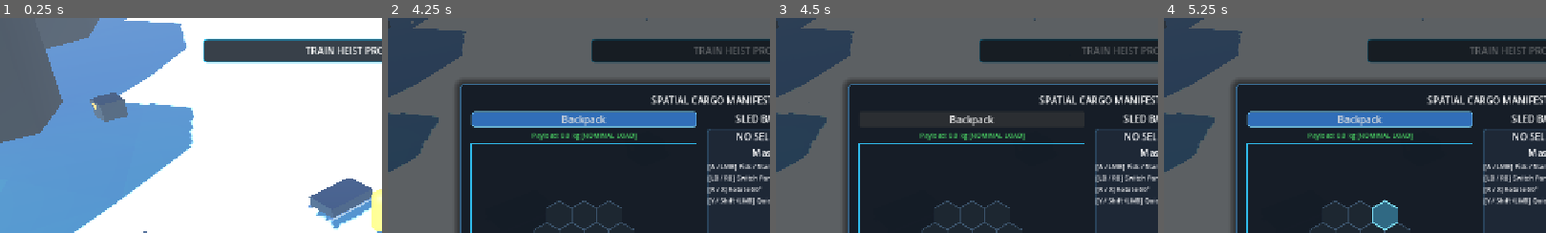
Above: before the commit, frames 1-4 (left to right).
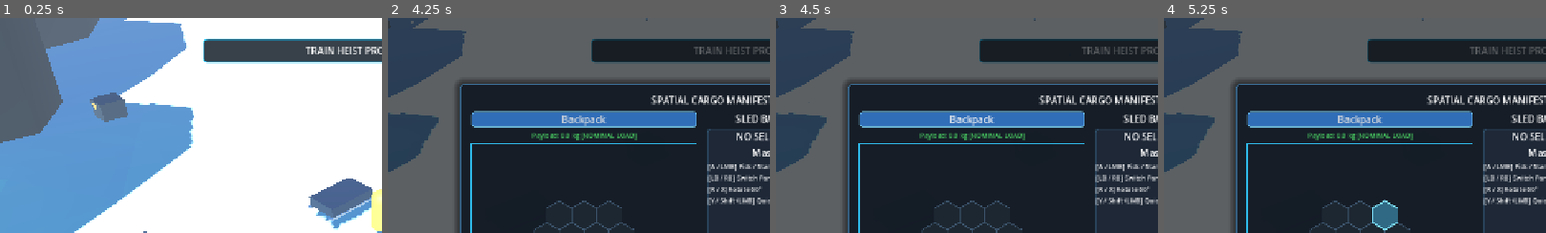
Above: after the commit, the same moments.

Repository: mcintalmo/drift
Game: Godot game, scene res://scenes/world/ActiveTrainHeistSector.tscn
Same seed, same stepped clock (60 frames per second), same inputs: the game is played once before the commit and once after it. This scene is started directly instead of the project's main scene.
Inputs (mouse positions are % of the whole screen's width and height, from its top left):
- Up to frame 1 (0.25 s): no input
- Up to frame 2 (4.25 s): tap Enter (ui_accept) at 0.5, 0.77, 3.77 s; move the mouse to (72, 45) at 0.52 s; hold D (steer_right) 0.53-1.25 s; hold E (pilot_interact) 0.53-1.25 s; click (72, 45) at 0.67 s; drag from (30, 55) to (45, 70) at 1.27 s; move the mouse to (60, 28) at 2.02 s; hold D (steer_right) 2.03-2.75 s; hold F (pilot_mount_dismount) 2.03-2.75 s; drag from (45, 70) to (20, 35) at 2.77 s; move the mouse to (80, 65) at 3.52 s; hold Q (pilot_lean_left) from 3.53 s (still down); hold Shift (sprint) from 3.53 s (still down); tap Tab (pause_inventory) at 4.15 s
- Up to frame 3 (4.5 s): release Q (pilot_lean_left) at 4.25 s; release Shift (sprint) at 4.25 s; click "Backpack" at 4.25 s
- Up to frame 4 (5.25 s): drag from (26, 56) to (35, 25) at 5.02 s
The pictures show only the part of the screen within x 0-50%, y 0-50%; the shares and areas given below are measured in that part.

Frames 1-2 are identical in both runs. In frame 3, 4.7% of the frame differs, in the area x 21-81%, y 43-52%; in frame 4, nothing differs.

Commit message:
Eliminate tab bar node retention and clean UI scene placeholder buttons

Diff:
--- a/scenes/ui/HexInventoryUI.tscn
+++ b/scenes/ui/HexInventoryUI.tscn
@@ -121,27 +121,6 @@
 layout_mode = 2
 theme_override_constants/separation = 4
 
-[node name="CrateTab" type="Button" parent="RootControl/PanelContainer/MarginContainer/VBoxContainer/HBoxContainer/LeftContainer/LeftTabBar"]
-custom_minimum_size = Vector2(0, 26)
-layout_mode = 2
-size_flags_horizontal = 3
-theme_override_styles/normal = SubResource("StyleBoxFlat_tab_active")
-text = "Crate"
-
-[node name="BackpackTab" type="Button" parent="RootControl/PanelContainer/MarginContainer/VBoxContainer/HBoxContainer/LeftContainer/LeftTabBar"]
-custom_minimum_size = Vector2(0, 26)
-layout_mode = 2
-size_flags_horizontal = 3
-theme_override_styles/normal = SubResource("StyleBoxFlat_tab_inactive")
-text = "Backpack"
-
-[node name="SledTab" type="Button" parent="RootControl/PanelContainer/MarginContainer/VBoxContainer/HBoxContainer/LeftContainer/LeftTabBar"]
-custom_minimum_size = Vector2(0, 26)
-layout_mode = 2
-size_flags_horizontal = 3
-theme_override_styles/normal = SubResource("StyleBoxFlat_tab_inactive")
-text = "Sled"
-
 [node name="LeftLoadLabel" type="Label" parent="RootControl/PanelContainer/MarginContainer/VBoxContainer/HBoxContainer/LeftContainer"]
 layout_mode = 2
 theme_override_colors/font_color = Color(0.3, 0.8, 0.4, 1)
@@ -205,27 +184,6 @@
 layout_mode = 2
 theme_override_constants/separation = 4
 
-[node name="CrateTab" type="Button" parent="RootControl/PanelContainer/MarginContainer/VBoxContainer/HBoxContainer/RightContainer/RightTabBar"]
-custom_minimum_size = Vector2(0, 26)
-layout_mode = 2
-size_flags_horizontal = 3
-theme_override_styles/normal = SubResource("StyleBoxFlat_tab_inactive")
-text = "Crate"
-
-[node name="BackpackTab" type="Button" parent="RootControl/PanelContainer/MarginContainer/VBoxContainer/HBoxContainer/RightContainer/RightTabBar"]
-custom_minimum_size = Vector2(0, 26)
-layout_mode = 2
-size_flags_horizontal = 3
-theme_override_styles/normal = SubResource("StyleBoxFlat_tab_inactive")
-text = "Backpack"
-
-[node name="SledTab" type="Button" parent="RootControl/PanelContainer/MarginContainer/VBoxContainer/HBoxContainer/RightContainer/RightTabBar"]
-custom_minimum_size = Vector2(0, 26)
-layout_mode = 2
-size_flags_horizontal = 3
-theme_override_styles/normal = SubResource("StyleBoxFlat_tab_active")
-text = "Sled"
-
 [node name="RightLoadLabel" type="Label" parent="RootControl/PanelContainer/MarginContainer/VBoxContainer/HBoxContainer/RightContainer"]
 layout_mode = 2
 theme_override_colors/font_color = Color(0.3, 0.8, 0.4, 1)
--- a/scripts/ui/hex_inventory_ui.gd
+++ b/scripts/ui/hex_inventory_ui.gd
@@ -380,8 +380,9 @@
 	if not tab_bar:
 		return
 
-	# Clear existing tab buttons
+	# Clear existing tab buttons immediately
 	for child: Node in tab_bar.get_children():
+		tab_bar.remove_child(child)
 		child.queue_free()
 
 	var active_type: ContainerType = left_container_type if is_left else right_container_type
@@ -404,8 +405,11 @@
 		btn.custom_minimum_size = Vector2(0, 26)
 		btn.size_flags_horizontal = Control.SIZE_EXPAND_FILL
 		btn.text = _format_crate_tab_name(crate, i)
+		btn.focus_mode = Control.FOCUS_NONE
 
 		btn.add_theme_stylebox_override(&"normal", active_tab_style if is_this_active else inactive_tab_style)
+		btn.add_theme_stylebox_override(&"hover", active_tab_style if is_this_active else inactive_tab_style)
+		btn.add_theme_stylebox_override(&"pressed", active_tab_style)
 
 		var target_idx: int = i
 		if is_left:
@@ -422,7 +426,10 @@
 		bp_btn.custom_minimum_size = Vector2(0, 26)
 		bp_btn.size_flags_horizontal = Control.SIZE_EXPAND_FILL
 		bp_btn.text = "Backpack"
+		bp_btn.focus_mode = Control.FOCUS_NONE
 		bp_btn.add_theme_stylebox_override(&"normal", active_tab_style if is_backpack_active else inactive_tab_style)
+		bp_btn.add_theme_stylebox_override(&"hover", active_tab_style if is_backpack_active else inactive_tab_style)
+		bp_btn.add_theme_stylebox_override(&"pressed", active_tab_style)
 		if is_left:
 			bp_btn.pressed.connect(func() -> void: _set_left_container(ContainerType.PILOT_BACKPACK))
 		else:
@@ -437,7 +444,10 @@
 		sled_btn.custom_minimum_size = Vector2(0, 26)
 		sled_btn.size_flags_horizontal = Control.SIZE_EXPAND_FILL
 		sled_btn.text = "Sled"
+		sled_btn.focus_mode = Control.FOCUS_NONE
 		sled_btn.add_theme_stylebox_override(&"normal", active_tab_style if is_sled_active else inactive_tab_style)
+		sled_btn.add_theme_stylebox_override(&"hover", active_tab_style if is_sled_active else inactive_tab_style)
+		sled_btn.add_theme_stylebox_override(&"pressed", active_tab_style)
 		if is_left:
 			sled_btn.pressed.connect(func() -> void: _set_left_container(ContainerType.SLED_CARGO_POD))
 		else:
